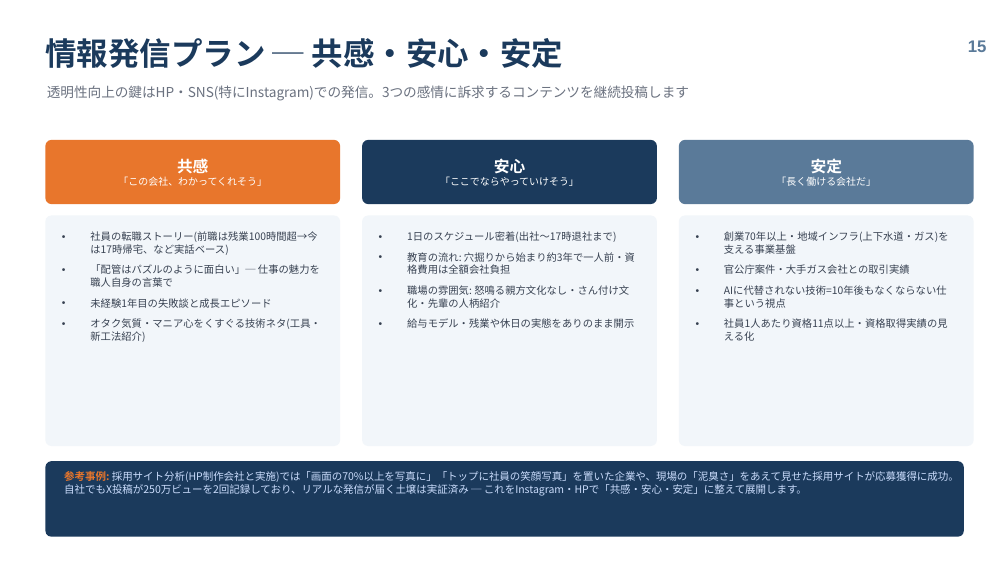
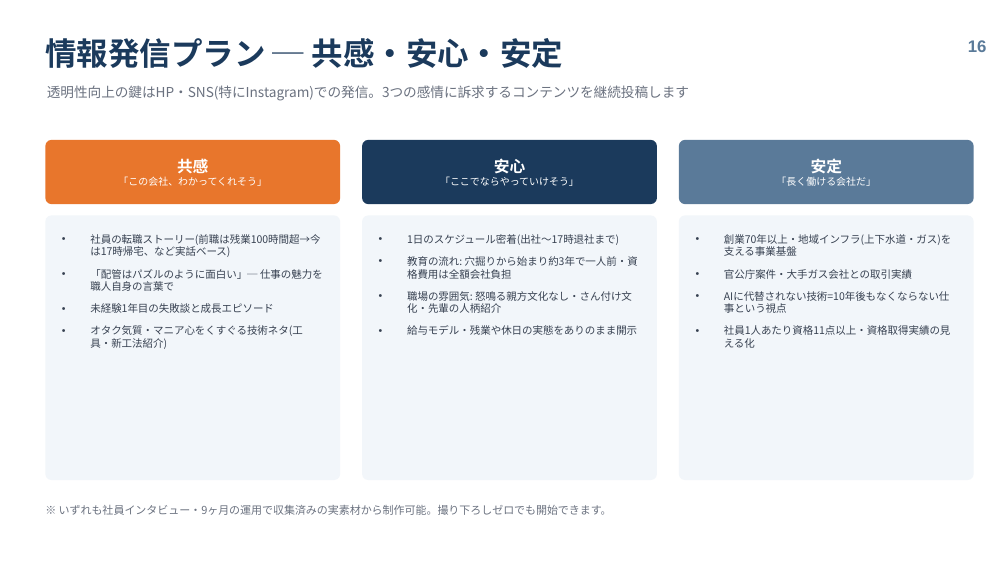
Before and after one commit to talenco0701/agency-agents, a slide deck: slide 16 of reports/matsushita-kogyo/松下工業様_採用強化支援_総括レポート.pptx (slide 15 before the commit). Drawn at 1008x567 pixels with LibreOffice and Linux fonts; fonts in the diff are those of the drawing. Boxes give left, top, right and bottom in pixels: in the first picture for what was removed or moved away, otherwise in the second. Text is boxed around its words. In the diff, an @@ line names an element or a change of style, - is before the commit and + after.

```diff
--- a/reports/matsushita-kogyo/松下工業様_採用強化支援_総括レポート.pptx
+++ b/reports/matsushita-kogyo/松下工業様_採用強化支援_総括レポート.pptx
@@ rounded rectangle resized from (x1=45, y1=216, x2=340, y2=446) to (x1=45, y1=216, x2=340, y2=480) @@
@@ rounded rectangle resized from (x1=362, y1=216, x2=657, y2=446) to (x1=362, y1=216, x2=657, y2=480) @@
@@ proportions changed in 3 elements at (x1=45, y1=216, x2=340, y2=480), (x1=362, y1=216, x2=657, y2=480), (x1=679, y1=216, x2=974, y2=480) @@
@@ rounded rectangle resized from (x1=679, y1=216, x2=974, y2=446) to (x1=679, y1=216, x2=974, y2=480) @@
@@ size 9.8 to 10 pt; more space between paragraphs in 3 elements at (x1=90, y1=234, x2=323, y2=349), (x1=407, y1=234, x2=638, y2=335), (x1=724, y1=234, x2=952, y2=348) @@
@@ text removed at (x1=64, y1=471, x2=959, y2=496) @@
-参考事例: 採用サイト分析(HP制作会社と実施)では「画面の70%以上を写真に」「トップに社員の笑顔写真」を置いた企業や、現場の「泥臭さ」をあえて見せた採用サイトが応募獲得に成功。自社でもX投稿が250万ビューを2回記録しており、リアルな発信が届く土壌は実証済み ─ これをInstagram・HPで「共感・安心・安定」に整えて展開します。
@@ text "※ いずれも社員インタビュー・9ヶ月の運用で収集済みの実素材から制作可能。撮り下ろしゼロでも開始できます。" moved from (x1=45, y1=461, x2=964, y2=537) to (x1=59, y1=505, x2=612, y2=515) @@
@@ text "※ いずれも社員インタビュー・9ヶ月の運用で収集済みの実素材から制作可能。撮り下ろしゼロでも開始できます。" at (x1=59, y1=505, x2=612, y2=515): fill #1B3A5C to none @@
@@ text at (x1=59, y1=505, x2=612, y2=515): text added @@
+※ いずれも社員インタビュー・9ヶ月の運用で収集済みの実素材から制作可能。撮り下ろしゼロでも開始できます。
```
Also in this commit, not shown: 4 other slides changed, 2 slides added, 1 other file.
